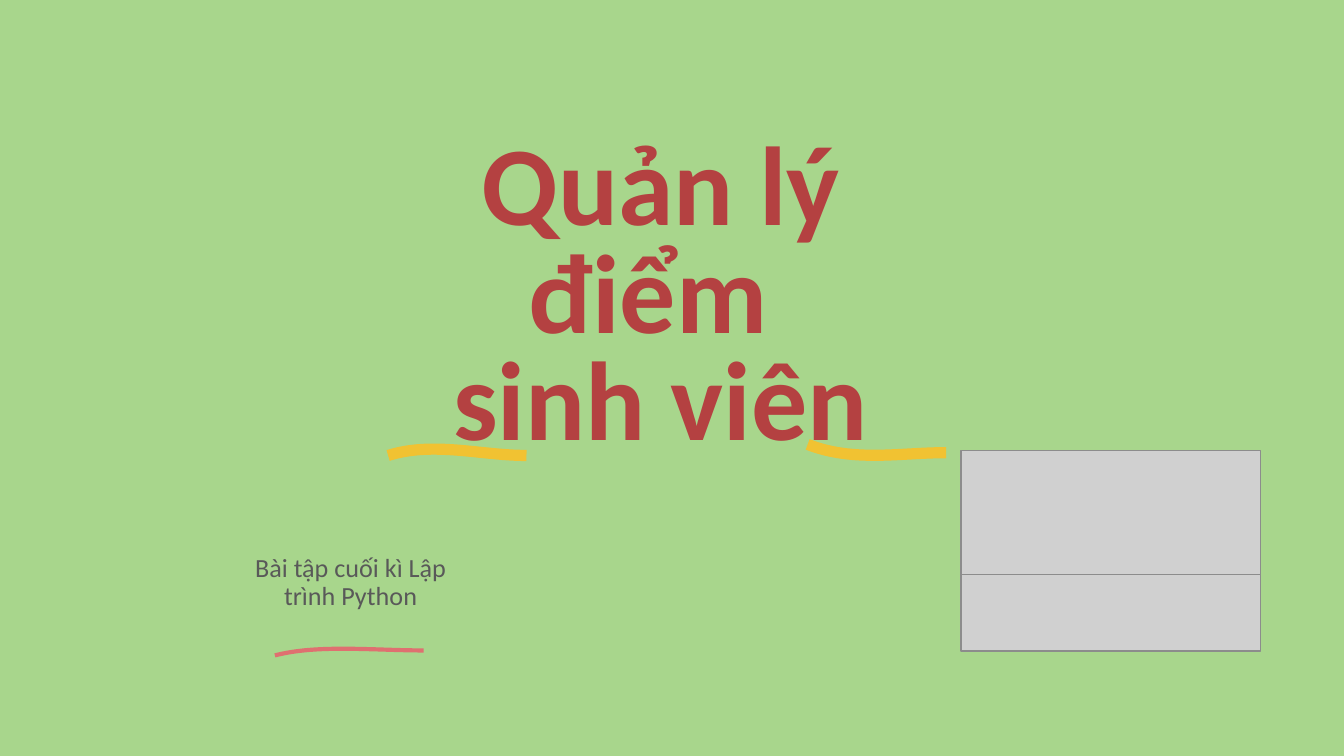
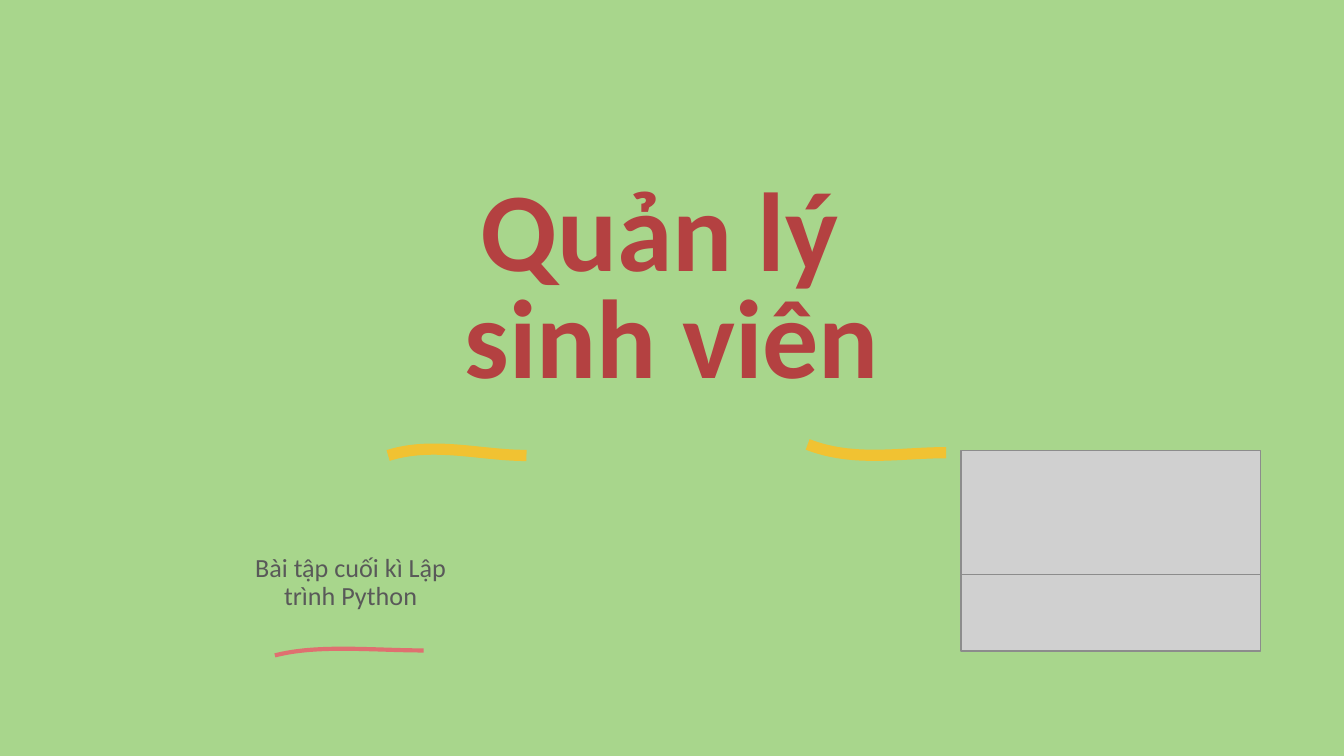
Before and after one commit to potatoArthurDo/Python-K1N2, a slide deck: slide 1 of Python-Nhom5.pptx. Drawn at 1344x756 pixels with LibreOffice and Linux fonts; fonts in the diff are those of the drawing; grey boxes stand for pictures; background and template pictures are left out. Boxes give left, top, right and bottom in pixels: in the first picture for what was removed or moved away, otherwise in the second. Text is boxed around its words. In the diff, an @@ line names an element or a change of style, - is before the commit and + after.

```diff
--- a/Python-Nhom5.pptx
+++ b/Python-Nhom5.pptx
@@ title at bbox=[465, 191, 879, 379]: text changed @@
-Quản lý
-điểm
-sinh viên
+Quản lý
+sinh viên
```
Also in this commit, not shown: 4 other slides changed.
